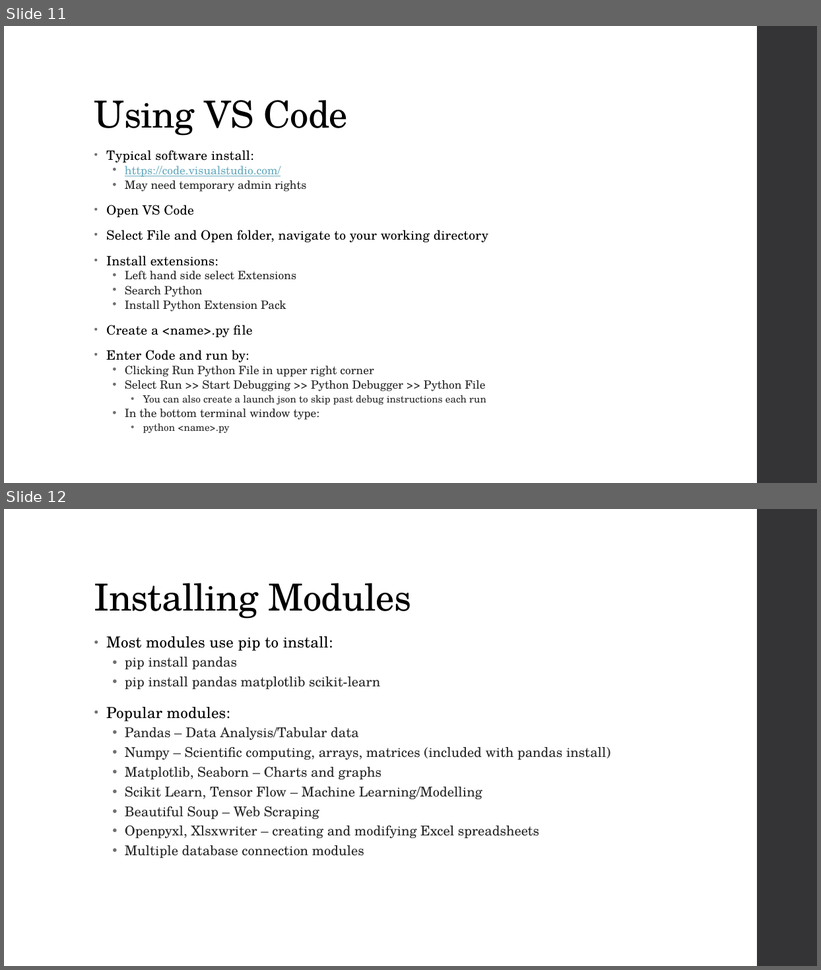
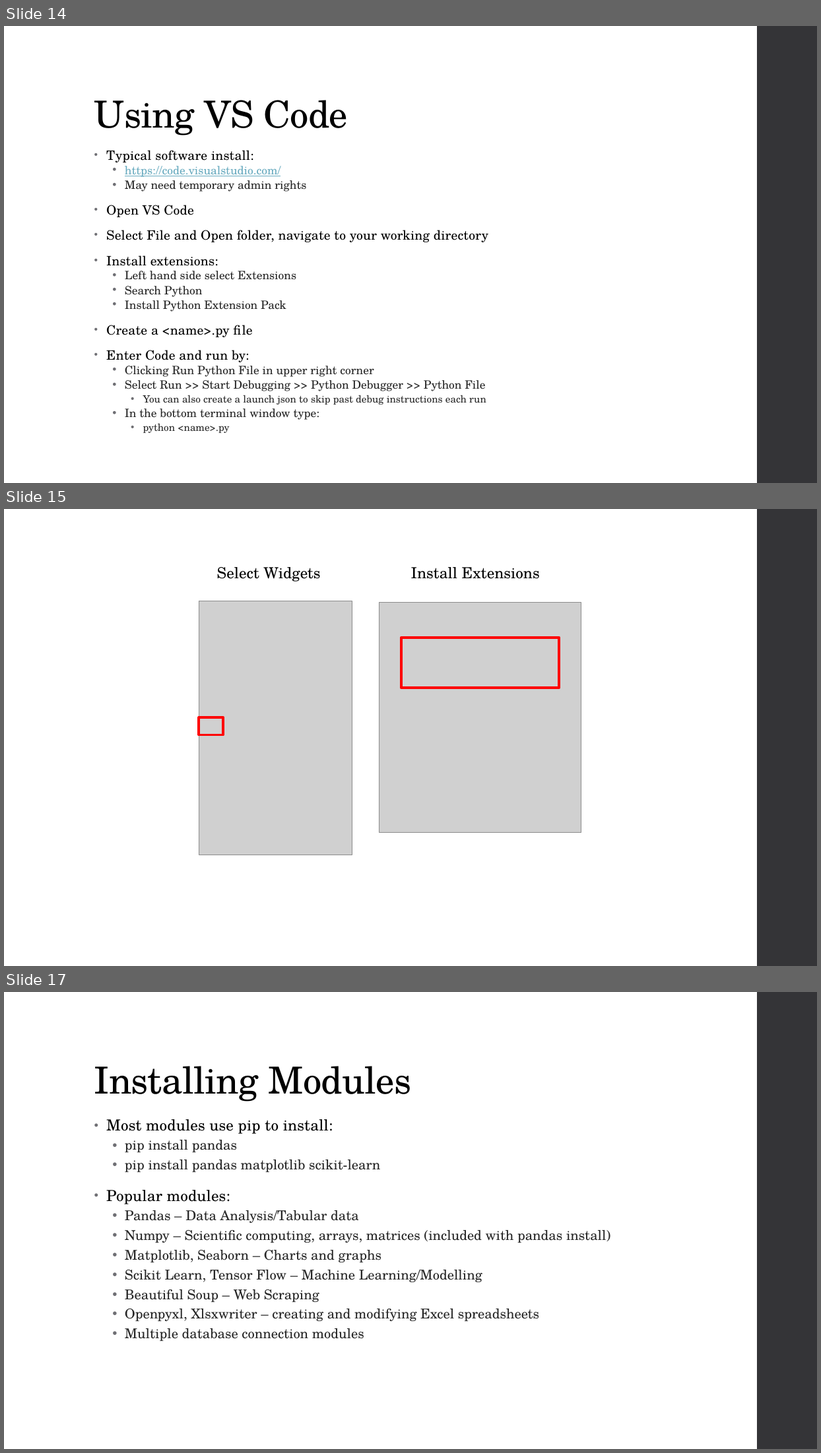
Before and after one commit to AdamKortis/cchmc_python_getting_started, a slide deck: Getting Started with Python for Data Analytics.pptx. Shown one above the other, each under a label of ours: slides 11 and 12 before the commit, slides 14, 15 and 17 after it; the slides between them are not shown. The pictures are 821x970 and 821x1453 pixels, drawn with LibreOffice and Linux fonts; fonts in the diff are those of the drawing; grey boxes stand for pictures. Boxes give left, top, right and bottom in pixels: in the first picture for what was removed or moved away, otherwise in the second. Text is boxed around its words. In the diff, an @@ line names an element or a change of style, - is before the commit and + after.

```diff
--- a/Getting Started with Python for Data Analytics.pptx
+++ b/Getting Started with Python for Data Analytics.pptx
@@ slide 15 added at (4, 509, 817, 966), background #FFFFFF; not listed: 1 template element that a slide beside it also shows @@
@@ text added at (217, 567, 320, 582), 18 pt, text #000000 @@
+Select Widgets
@@ text added at (411, 567, 540, 579), 18 pt, text #000000 @@
+Install Extensions
@@ picture added at (199, 601, 352, 855) @@
@@ picture added at (379, 602, 581, 833) @@
@@ rectangle added at (402, 638, 559, 689), outline #FF0000 3 pt @@
@@ rectangle added at (199, 718, 223, 735), outline #FF0000 3 pt @@
@@ what was slide 11 is now slide 14 @@
@@ what was slide 12 is now slide 17 @@
```
Also in this commit, not shown: 3 slides changed, 4 other slides added, 2 other files.
